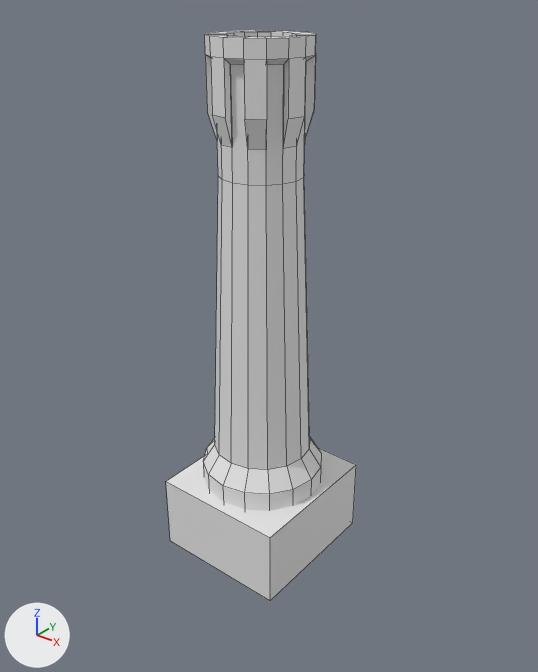
The FBX model Defenders/Assets/Player/Towers/FuranceTower/SpeedPath/Models/Dispenser_T1.fbx as it was, and as the next commit left it.
Camera for both pictures: a 50 mm lens placed at (8.27, -8.63, 11.18), pointed at (0.18, 1.49, 4.9). Arrows for +X, +Y and +Z are at lower left; the lights stay in place. Mesh edges are drawn as thin lines.

The older version as bpy lines, for what is in view:
```python
me_cube = bpy.data.meshes.new('Cube')
me_cube.from_pydata(...)  # a box spanning x -1.4..1.4, y 0.0..3.0, z 0.0..1.6
me_cylinder = bpy.data.meshes.new('Cylinder')
me_cylinder.from_pydata(...)  # 192 vertices, 178 faces; spans x -1.26..1.26, y -1.26..1.26, z 0.0..10.3
ob_cube = bpy.data.objects.new('Cube', me_cube)
ob_cube.location = (0.0, 0.0, 0.0)
ob_cylinder = bpy.data.objects.new('Cylinder', me_cylinder)
ob_cylinder.location = (0.0, 1.5, 0.0)
```
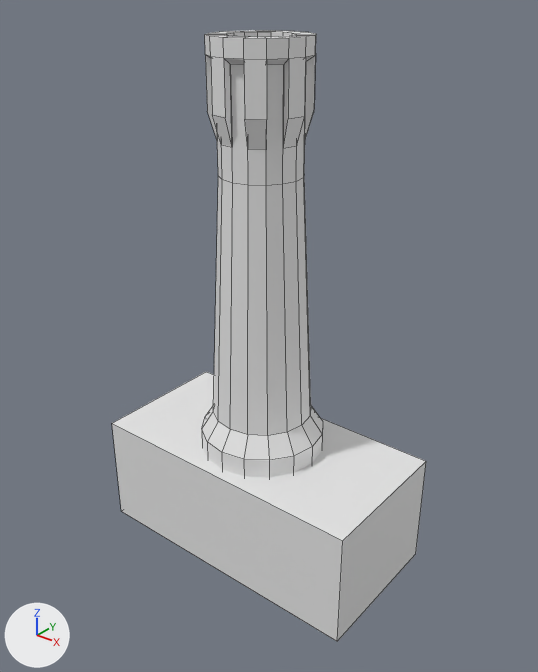
Pixel boxes (x1, y1, x2, y2) of what changed, in the pictures (538 x 672 px; the box of a moved part takes in the faces that stretch with it):
```json
{"object": "Cylinder", "change": "reshaped", "before": [203, 30, 321, 511], "after": [202, 30, 323, 478], "on screen": "7% shorter"}
{"object": "Cube", "change": "mesh rescaled", "before": [166, 448, 356, 601], "after": [112, 372, 426, 642]}
{"part": 2, "of": "me_cylinder", "change": "moved or reshaped", "before": [203, 182, 321, 511], "after": [202, 182, 323, 478]}
```

The change, as JSON lines over the scene's bpy script:
```json
{"block": "me_cylinder", "where": "me_cylinder.from_pydata(...)  # 192 vertices, 178 faces; spans x -1.26..1.26, y -1.26..1.26, z 0.0..10.3"}
{"block": "me_cylinder", "where": "# used by ob_cylinder; location = (0.0, 1.5, 0.0)"}
{"block": "me_cylinder", "change": "me_cylinder part 2: all 32 vertices in x -1.26..1.26, y -1.26..1.26, z 2.0..2.4 are moved by (0.0, 0.0, 0.8)"}
{"block": "me_cube", "where": "me_cube.from_pydata(...)  # 8 vertices, 6 faces; spans x -1.4..1.4, y 0.0..3.0, z 0.0..1.6"}
{"block": "me_cube", "where": "# used by ob_cube; location = (0.0, 0.0, 0.0)"}
{"block": "me_cube", "change": "me_cube part 1: the whole mesh is scaled about the mesh origin by (2.14, 1, 1.5)"}
```
